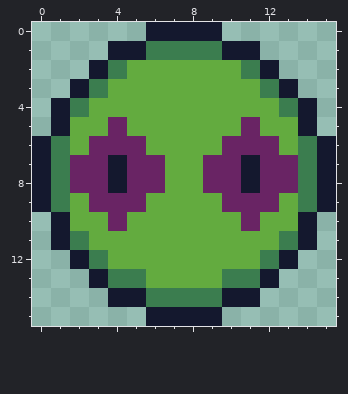
Two versions of one pixel-art file, Aseprite Documents/EnemyGreen.aseprite. The picture above is the old version.
16x16 pixels, 1 frame.
The result:
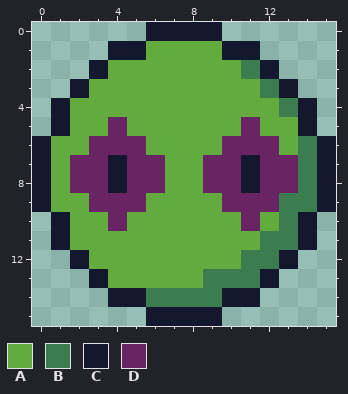
Palette (. is transparent): A #63ab3f  B #3b7d4f  C #14182e  D #692464
Diff:
--- layer "Layer 1"
@@ x 0..15 @@
  0 ......CCCC......
- 1 ....CCBBBBCC....
- 2 ...CBAAAAAABC...
- 3 ..CBAAAAAAAABC..
- 4 .CBAAAAAAAAAABC.
+ 1 ....CCAAAACC....
+ 2 ...CAAAAAAABC...
+ 3 ..CAAAAAAAAABC..
+ 4 .CAAAAAAAAAAABC.
  5 .CAADAAAAAADAAC.
- 6 CBADDDAAAADDDABC
- 7 CBDDCDDAADDCDDBC
- 8 CBDDCDDAADDCDDBC
- 9 CBADDDAAAADDDABC
-10 .CAADAAAAAADAAC.
-11 .CBAAAAAAAAAABC.
-12 ..CBAAAAAAAABC..
-13 ...CBBAAAABBC...
+ 6 CAADDDAAAADDDABC
+ 7 CADDCDDAADDCDDBC
+ 8 CADDCDDAADDCDDBC
+ 9 CAADDDAAAADDDBBC
+10 .CAADAAAAAADABC.
+11 .CAAAAAAAAAABBC.
+12 ..CAAAAAAAABBC..
+13 ...CAAAAABBBC...
 14 ....CCBBBBCC....
Boxes around the changes in both pictures, in picture pixels (x1, y1, x2, y2):
changed: (51, 41, 298, 288)
